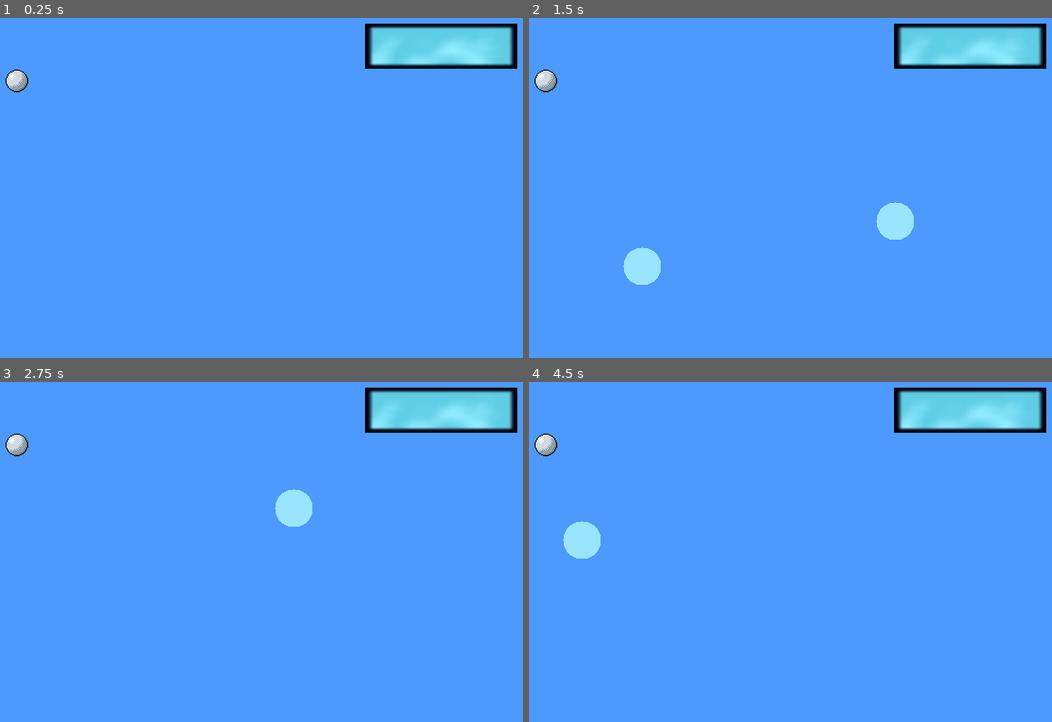
Above: before the commit, frames 1-4 (two rows, left to right).
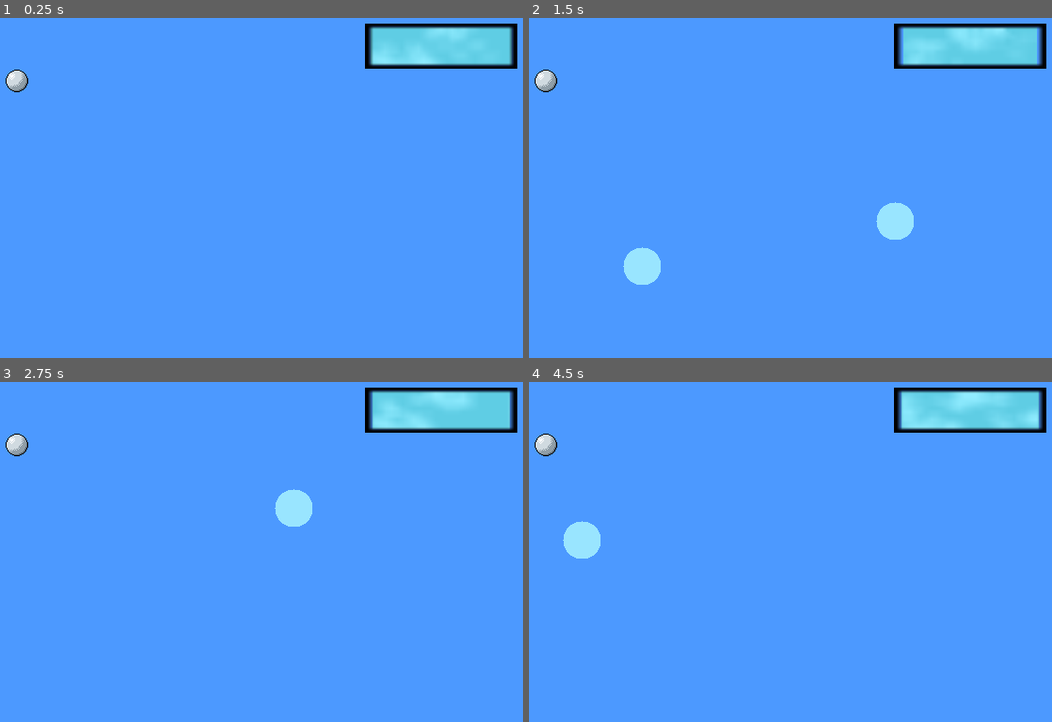
Above: after the commit, the same moments.

Repository: OTBond/Slick-Rick
Game: Godot game, scene res://Scenes/main.tscn
Two runs of this game, one before a commit and one after it. Both use one fixed random seed, a clock stepped at 60 frames per second and the inputs below.
Inputs (mouse positions are in pixels of both pictures, inside the frame that each line leads up to):
- Up to frame 1 (0.25 s): no input
- Up to frame 2 (1.5 s): tap Enter at 0.5 s; move the mouse to (895, 222) at 0.52 s; tap R at 0.6 s; click (895, 222) at 0.67 s; move the mouse to (644, 266) at 1.27 s; click (644, 266) at 1.35 s
- Up to frame 3 (2.75 s): tap R at 1.55, 2.1 s; move the mouse to (292, 507) at 2.02 s; click (292, 507) at 2.17 s
- Up to frame 4 (4.5 s): move the mouse to (732, 698) at 2.77 s; tap R at 2.85, 3.8, 4.35 s; click (732, 698) at 2.92 s; move the mouse to (942, 674) at 3.52 s; click (942, 674) at 3.6 s; move the mouse to (581, 538) at 4.27 s; click (581, 538) at 4.42 s

The runs differ from the first frame. In frame 1, 0.4% of the frame differs, in the area x 75-93%, y 2-14%; in frame 2, 0.9%, in the area x 70-98%, y 2-14%; in frame 3, 0.7%; in frame 4, 0.8%.

Commit message:
mana stuff i think

Diff:
--- a/Scenes/goop.gd
+++ b/Scenes/goop.gd
@@ -1,5 +1,7 @@
 extends Node2D
 var mana
+
+@onready var anim = $AnimatedSprite2D
 
 
 # Called when the node enters the scene tree for the first time.
--- a/Scenes/main.gd
+++ b/Scenes/main.gd
@@ -10,7 +10,7 @@
 var ice_friction = 0.01
 var mana = 100.0
 var max_mana = 100.0
-var pixel_cost = 2		#cost per pixel to paint
+var pixel_cost = 2.5	#cost per pixel to paint
 var radius = 20 		#painting radius
 var active_radius = 10  #radius for checking ground type beneath ball
 var ice_color = Color(0.6,0.9,1.0)
@@ -45,9 +45,14 @@
 func new_game():
 	ball.start($StartPos.position)
 	goop.mana = max_mana
+	goop.anim.scale.x = 1
+	goop.anim.play()
+
 	image = Image.create(screen_size.x, screen_size.y,false, Image.FORMAT_RGB8)
 	image.fill(ground_color)
 	ground.texture = ImageTexture.create_from_image(image)
+
+	button.hide()
 
 	gooping = true
 	aiming = false
@@ -106,6 +111,8 @@
 	if not goop.mana:
 		button.show()
 	ground.texture.update(image)
+	goop.anim.scale.x = goop.mana / max_mana
+
 
 
 func _process(delta: float) -> void:
